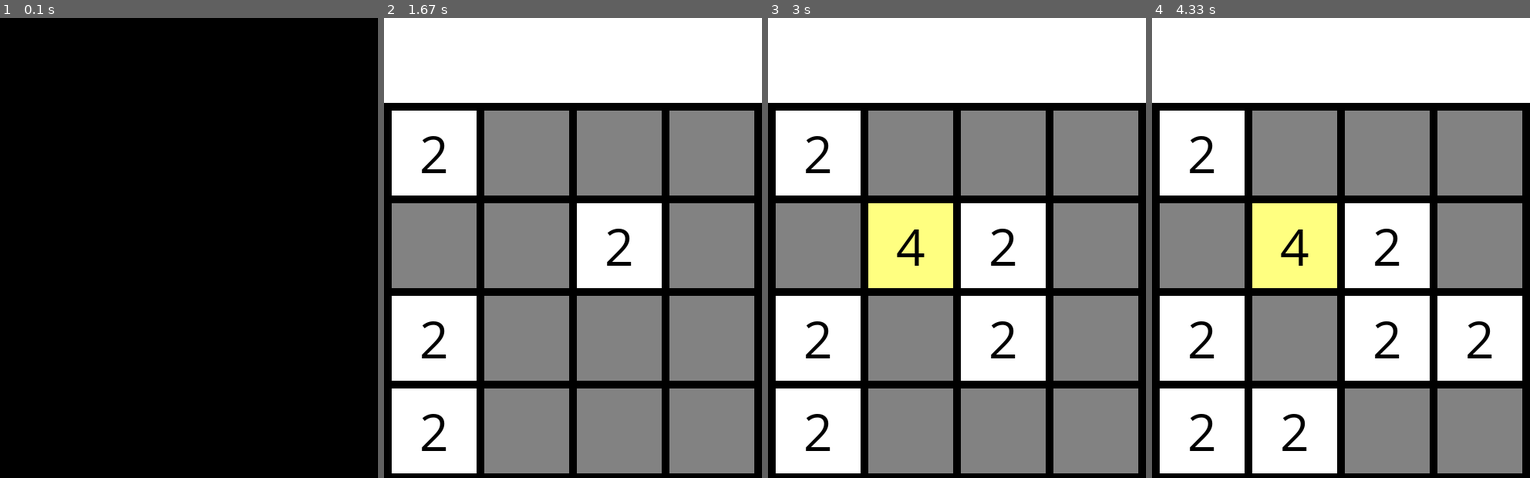
Above: before the commit, frames 1-4 (left to right).
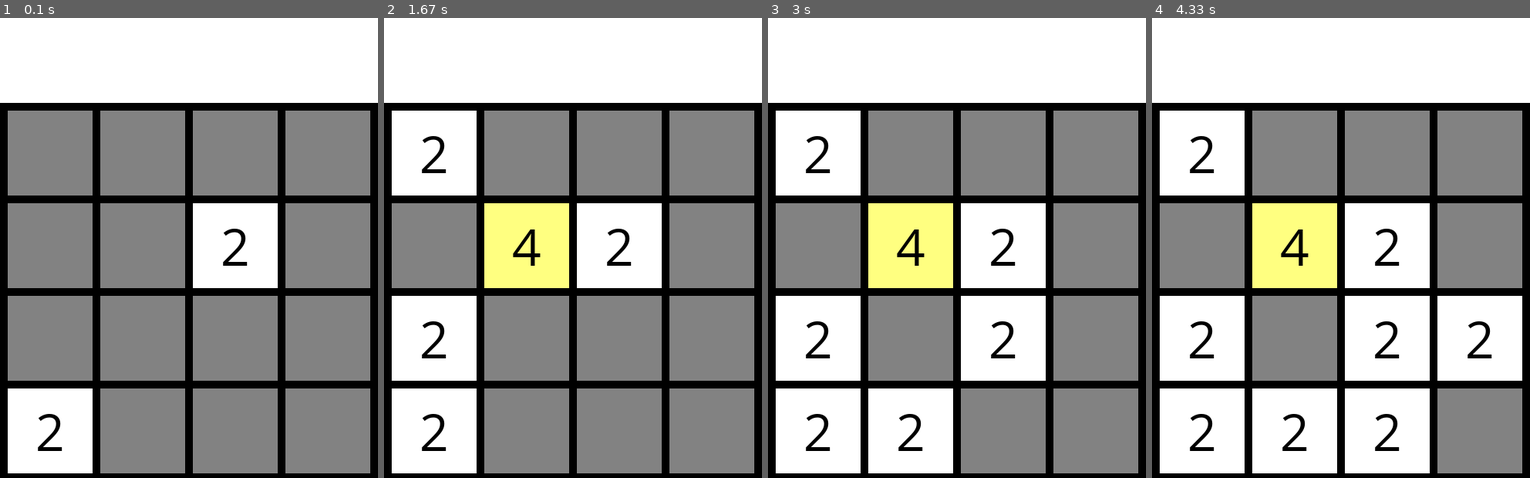
Above: after the commit, the same moments.

Repository: Roman-Blokhin/Python
Game: pygame game, started from my_code/game_2048/main.py
Same seed, same stepped clock (60 frames per second), same inputs: the game is played once before the commit and once after it.
Inputs:
- Up to frame 1 (0.1 s): no input
- Up to frame 2 (1.67 s): tap Enter at 0.33 s; tap Space at 0.67, 1.17 s
- Up to frame 3 (3 s): tap Space at 1.7, 2.43 s
- Up to frame 4 (4.33 s): tap Space at 3.3, 4.27 s

The runs differ from the first frame. In frame 1, 84% of the frame differs, in the area x 0-100%, y 0-99%; in frame 2, 4.1%; in frame 3, 4.1%; in frame 4, 4.1%.

Commit message:
Catan. Функция отрисовки игры. Меняем код местами для корректной отрисовки

Diff:
--- a/my_code/game_2048/main.py
+++ b/my_code/game_2048/main.py
@@ -1,6 +1,32 @@
 from logics import *
 import pygame
 import sys
+
+
+# 17. Переносим всю отрисовку интерфейса в функцию
+def draw_interface():
+    pygame.draw.rect(screen, WHITE, TITLE_REC)
+    # 14. создаем шрифт для отображения цифр на нашем игровом поле - название и размер
+    font = pygame.font.SysFont('Comic Sans MS', 70)
+    # 15. Передвинули вывод массива в консоль перед отрисовкой игры, чтобы не было опоздания
+    pretty_print(mas)
+    # 13. рисуем квадраты игрового поля
+    for row in range(BLOCK):
+        for column in range(BLOCK):
+            # 14.1 находим значение ,которое хранится в массиве
+            value = mas[row][column]
+            # 14.2 прописываем, что будем писать и как
+            text = font.render(f'{value}', True, BLACK )  # значение, обтекание шрифта и цвет
+            w = column * SIZE_BLOCK + (column+1) * MARGIN
+            h = (row * SIZE_BLOCK + (row+1) * MARGIN) + 110
+            pygame.draw.rect(screen, COLORS[value], (w, h, SIZE_BLOCK, SIZE_BLOCK))  # 16.1 меняем цвет ячейки
+            # в соответствии со значением из словаря COLORS
+            # 14.3 условие для вывода значения на квадрате
+            if value != 0:
+                font_w, font_h = text.get_size()  # 14.4 узнаем размер текста
+                text_x = w + (SIZE_BLOCK - font_w) / 2  # 14.5 координата размещение текста в квадрате по Х
+                text_y = h + (SIZE_BLOCK - font_h) / 2  # 14.6 координата размещение текста в квадрате по У
+                screen.blit(text, (text_x, text_y))  # 14.7 размещаем текст на экране по координатам
 
 # 1. создаем двухмерный массив. он проиндексирован. у каждого эл. 2 индекса
 mas = [
@@ -44,6 +70,9 @@
 print(get_empty_list(mas))
 pretty_print(mas)
 
+draw_interface()  # 17.2 вставляем функцию отрисовки интерфейса
+pygame.display.update()  # 17.3 обновляем экран перед циклом, сразу игра будет видна
+
 # 8. Создаем цикл игры
 while is_zero_in_mas(mas):
     for event in pygame.event.get():  # 12.1 обработка события - закрытие окна
@@ -51,34 +80,6 @@
             pygame.quit()
             sys.exit(0)
         elif event.type == pygame.KEYDOWN:  # 12.2 обработка события - нажатие на любую клавишу
-            pygame.draw.rect(screen, WHITE, TITLE_REC)
-
-            # 14. создаем шрифт для отображения цифр на нашем игровом поле - название и размер
-            font = pygame.font.SysFont('Comic Sans MS', 70)
-
-            # 15. Передвинули вывод массива в консоль перед отрисовкой игры, чтобы не было опоздания
-            pretty_print(mas)
-
-            # 13. рисуем квадраты игрового поля
-            for row in range(BLOCK):
-                for column in range(BLOCK):
-                    # 14.1 находим значение ,которое хранится в массиве
-                    value = mas[row][column]
-                    # 14.2 прописываем, что будем писать и как
-                    text = font.render(f'{value}', True, BLACK )  # значение, обтекание шрифта и цвет
-
-                    w = column * SIZE_BLOCK + (column+1) * MARGIN
-                    h = (row * SIZE_BLOCK + (row+1) * MARGIN) + 110
-                    pygame.draw.rect(screen, COLORS[value], (w, h, SIZE_BLOCK, SIZE_BLOCK))  # 16.1 меняем цвет ячейки
-                    # в соответствии со значением из словаря COLORS
-
-                    # 14.3 условие для вывода значения на квадрате
-                    if value != 0:
-                        font_w, font_h = text.get_size()  # 14.4 узнаем размер текста
-                        text_x = w + (SIZE_BLOCK - font_w) / 2  # 14.5 координата размещение текста в квадрате по Х
-                        text_y = h + (SIZE_BLOCK - font_h) / 2  # 14.6 координата размещение текста в квадрате по У
-                        screen.blit(text, (text_x, text_y))  # 14.7 размещаем текст на экране по координатам
-
             # 12.3 переносим данные цикла в это условие
             # input()
             empty = get_empty_list(mas)  # 8.1 переменная, которая принимает список пустых ячеек
@@ -88,6 +89,7 @@
             mas = insert_2_or_4(mas, x, y)  # 8.5 присваиваем по этим координатам 2 или 4 в ячейку
             print(f'Заполнен элемент под номером: {random_num}. Координаты: {x}, {y}')
 
+            draw_interface()  # 17.1 вставляем функцию отрисовки интерфейса после добавления нового элемента
             pygame.display.update()  # подвинули внутрь цикла, чтобы обновление только при нажатии клавиши сразу
 
 # ----------------------------- COMMENTS ----------------------------
